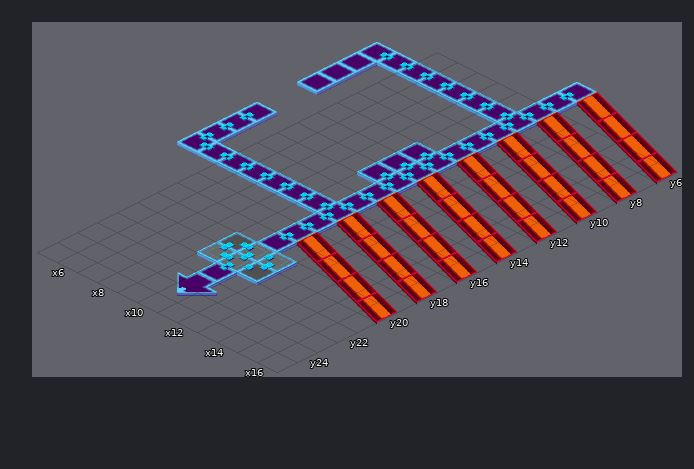
A Tiled map gets an edit: areas/undernet1.tmx. The picture above was drawn from the file before the commit.
Cells are 64x32 px. Isometric: x runs down to the right, y down to the left. Shown: x 5..16, y 6..25. Layer "Tile Layer 5" is drawn 0,-64 px off the grid.
The same view after the edit:
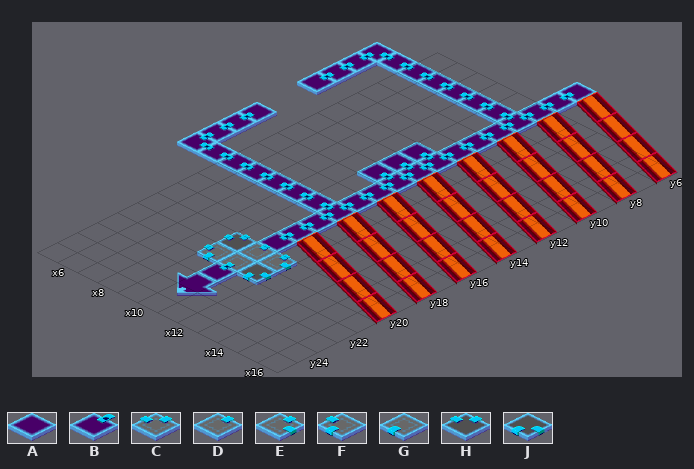
Key: from "BN3 remake undernet1": A 4, B 5, C 40, D 41, E 42, F 64, G 65, H 76, J 102.
_ is an empty cell.
Commit: minor adjustment to undernet1 start. Added ShaDisNX255's HP to acdc Train.
The edit:
{"where": "layer \"Tile Layer 5\""}
{"y":10,"x":5,"old":"A","new":"B"}
{"y":11,"x":5,"old":"A","new":"B"}
{"y":12,"x":5,"old":"A","new":"B"}
{"y":22,"x":11,"old":"JFF","new":"HDE"}
{"y":23,"x":11,"old":"ECH","new":"FGJ"}
